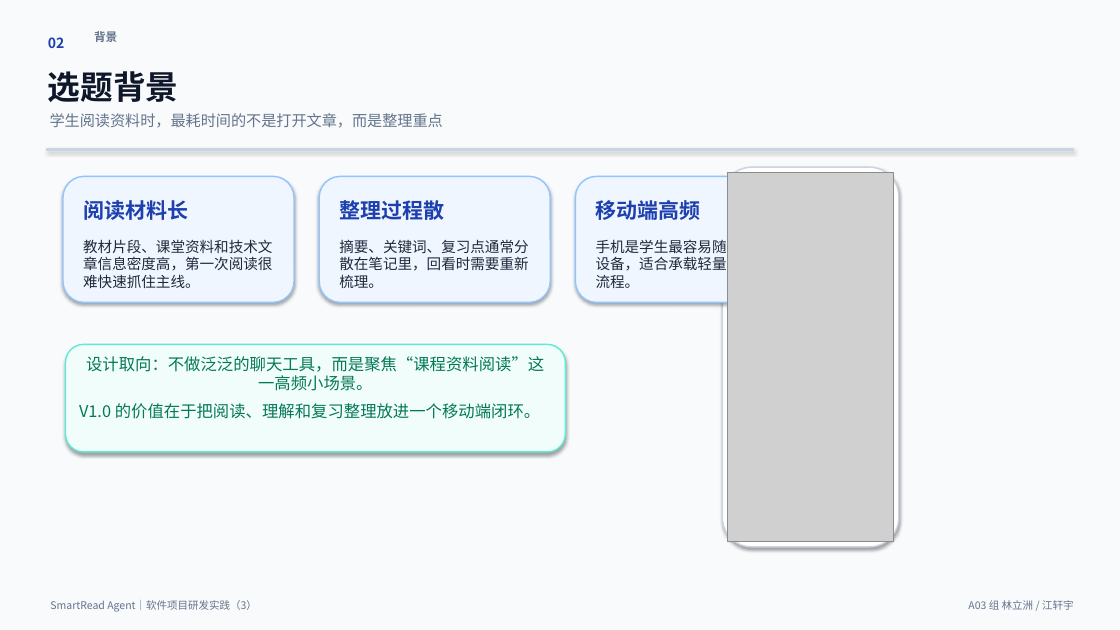
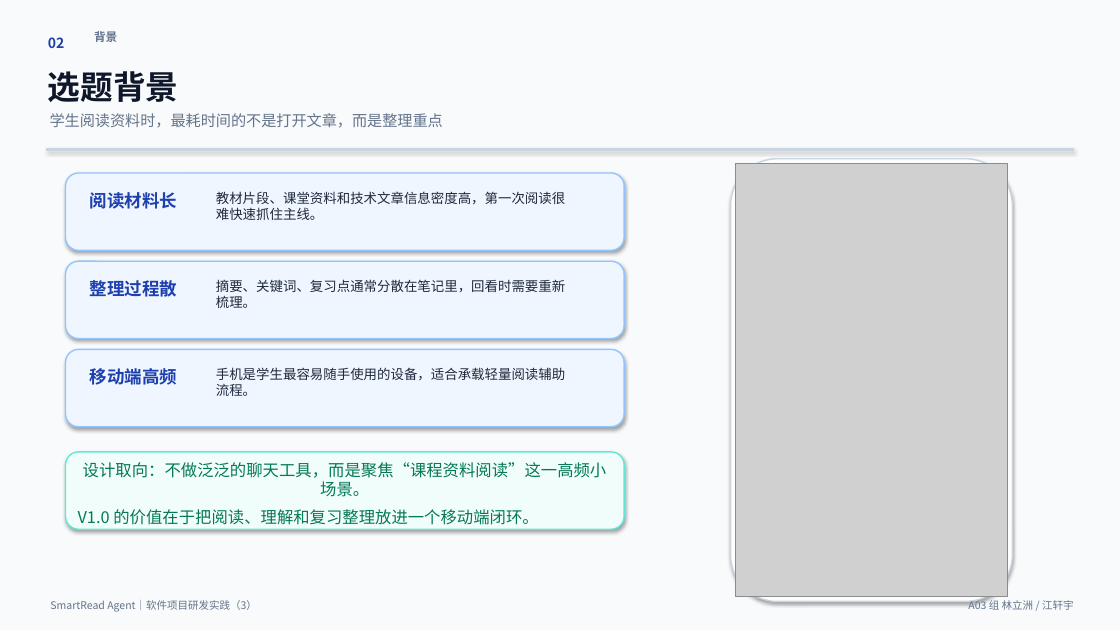
Before and after one commit to heixuan-vsmenghu/SmartRead-Agent-Android, a slide deck: slide 2 of docs/SmartReadAgent_V1.0_期末演示PPT.pptx. Drawn at 1120x630 pixels with LibreOffice and Linux fonts; fonts in the diff are those of the drawing; grey boxes stand for pictures. Boxes give left, top, right and bottom in pixels: in the first picture for what was removed or moved away, otherwise in the second. Text is boxed around its words. In the diff, an @@ line names an element or a change of style, - is before the commit and + after.

```diff
--- a/docs/SmartReadAgent_V1.0_期末演示PPT.pptx
+++ b/docs/SmartReadAgent_V1.0_期末演示PPT.pptx
@@ rounded rectangle: place and size @@
-rounded rectangle at [63, 176, 294, 302]
+rounded rectangle at [66, 173, 624, 250]
@@ rounded rectangle: place and size @@
-rounded rectangle at [723, 167, 899, 547]
+rounded rectangle at [731, 159, 1012, 602]
@@ picture: place and size @@
-picture at [728, 172, 894, 542]
+picture at [736, 164, 1007, 597]
@@ text "阅读材料长": place and size @@
-text "阅读材料长" at [83, 200, 188, 220]
+text "阅读材料长" at [90, 192, 177, 209]
@@ text "教材片段、课堂资料和技术文章信息密度高，第一次阅读很难快速抓住主线。": place and size @@
-text "教材片段、课堂资料和技术文章信息密度高，第一次阅读很难快速抓住主线。" at [83, 239, 272, 288]
+text "教材片段、课堂资料和技术文章信息密度高，第一次阅读很难快速抓住主线。" at [216, 191, 565, 220]
@@ rounded rectangle: place and size @@
-rounded rectangle at [319, 176, 550, 302]
+rounded rectangle at [66, 261, 624, 339]
@@ text "整理过程散": place and size @@
-text "整理过程散" at [339, 200, 444, 220]
+text "整理过程散" at [90, 280, 177, 297]
@@ text "摘要、关键词、复习点通常分散在笔记里，回看时需要重新梳理。": place and size @@
-text "摘要、关键词、复习点通常分散在笔记里，回看时需要重新梳理。" at [339, 239, 528, 288]
+text "摘要、关键词、复习点通常分散在笔记里，回看时需要重新梳理。" at [216, 279, 565, 308]
@@ rounded rectangle: place and size @@
-rounded rectangle at [576, 176, 807, 302]
+rounded rectangle at [66, 350, 624, 427]
@@ size 18 to 15 pt in 3 elements at [90, 192, 177, 209], [90, 280, 177, 297], [90, 368, 177, 385] @@
@@ text "移动端高频": place and size @@
-text "移动端高频" at [596, 200, 701, 220]
+text "移动端高频" at [90, 368, 177, 385]
@@ size 12.5 to 11.5 pt in 3 elements at [216, 279, 565, 308], [216, 191, 565, 220], [216, 367, 565, 396] @@
@@ text "手机是学生最容易随手使用的设备，适合承载轻量阅读辅助流程。": place and size @@
-text "手机是学生最容易随手使用的设备，适合承载轻量阅读辅助流程。" at [596, 237, 785, 288]
+text "手机是学生最容易随手使用的设备，适合承载轻量阅读辅助流程。" at [216, 367, 565, 396]
@@ rounded rectangle "设计取向：不做泛泛的聊天工具，而是聚焦“课程资料阅读”这一高频小场景。": place and size @@
-rounded rectangle "设计取向：不做泛泛的聊天工具，而是聚焦“课程资料阅读”这一高频小场景。" at [66, 344, 565, 452]
+rounded rectangle "设计取向：不做泛泛的聊天工具，而是聚焦“课程资料阅读”这一高频小场景。" at [66, 452, 624, 529]
```
Also in this commit, not shown: 8 other slides changed, 12 other files.
